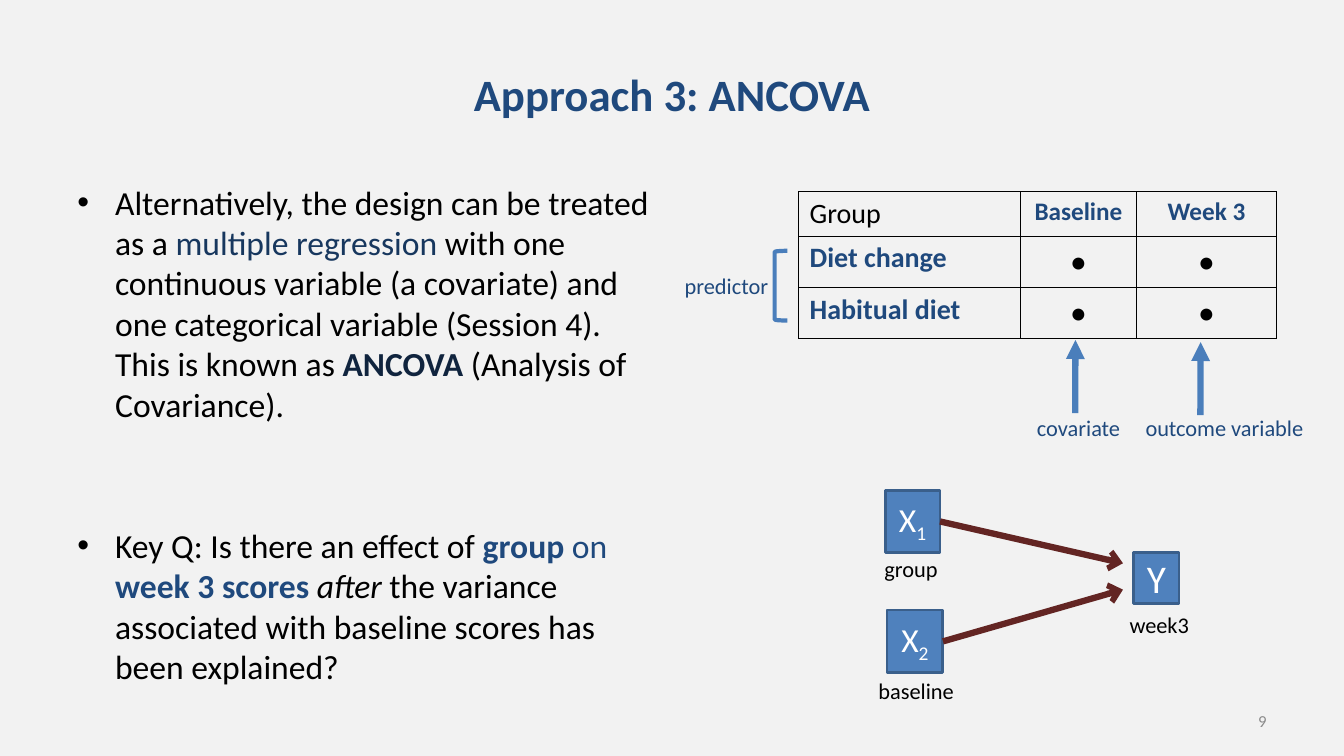
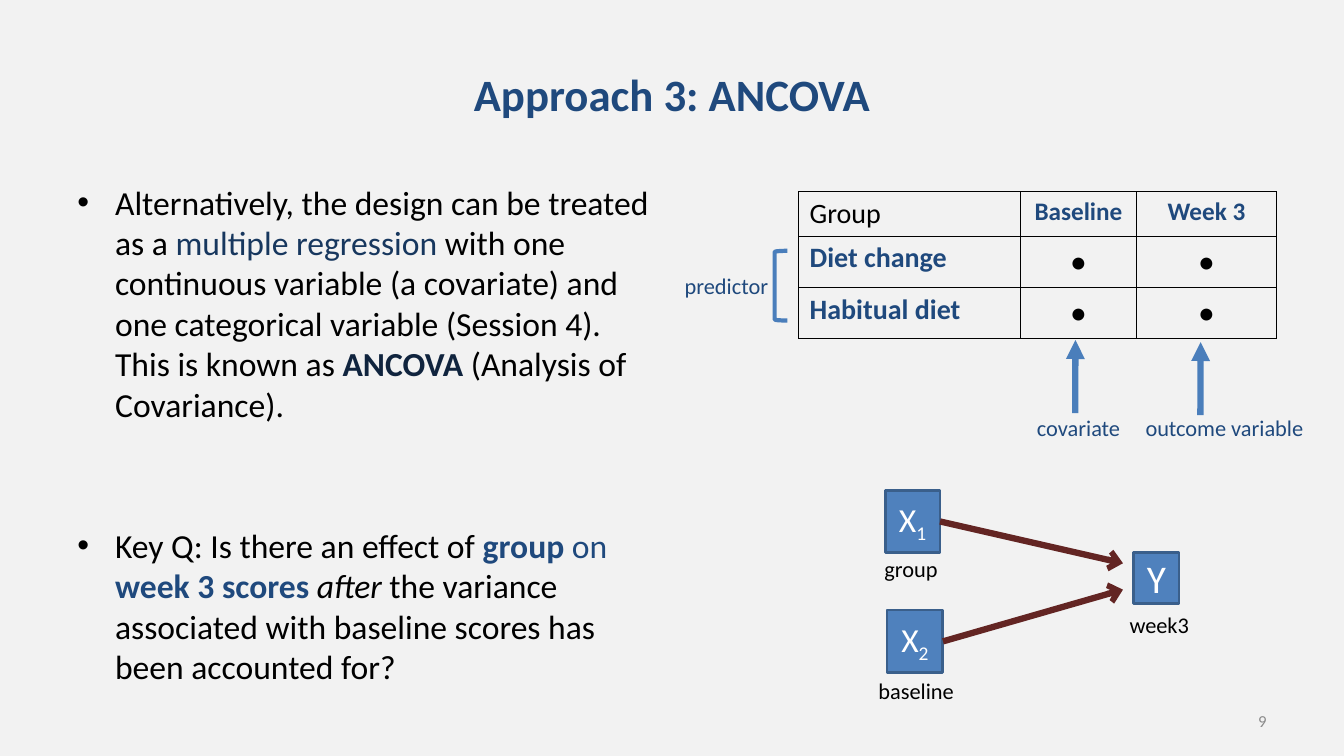
Before and after one commit to chrisjberry/datafluencyCB, a slide deck: slide 9 of docs/slides/PSYC753_L7_PrePostData.pptx. Drawn at 1344x756 pixels with LibreOffice and Linux fonts; fonts in the diff are those of the drawing. Boxes give left, top, right and bottom in pixels: in the first picture for what was removed or moved away, otherwise in the second. Text is boxed around its words. In the diff, an @@ line names an element or a change of style, - is before the commit and + after.

```diff
--- a/docs/slides/PSYC753_L7_PrePostData.pptx
+++ b/docs/slides/PSYC753_L7_PrePostData.pptx
@@ text at [115, 534, 607, 680]: text changed @@
-• Key Q: Is there an effect of group on week 3 scores after the variance associated with baseline scores has been explained?
+• Key Q: Is there an effect of group on week 3 scores after the variance associated with baseline scores has been accounted for?
```
Also in this commit, not shown: 1 other slide changed.
